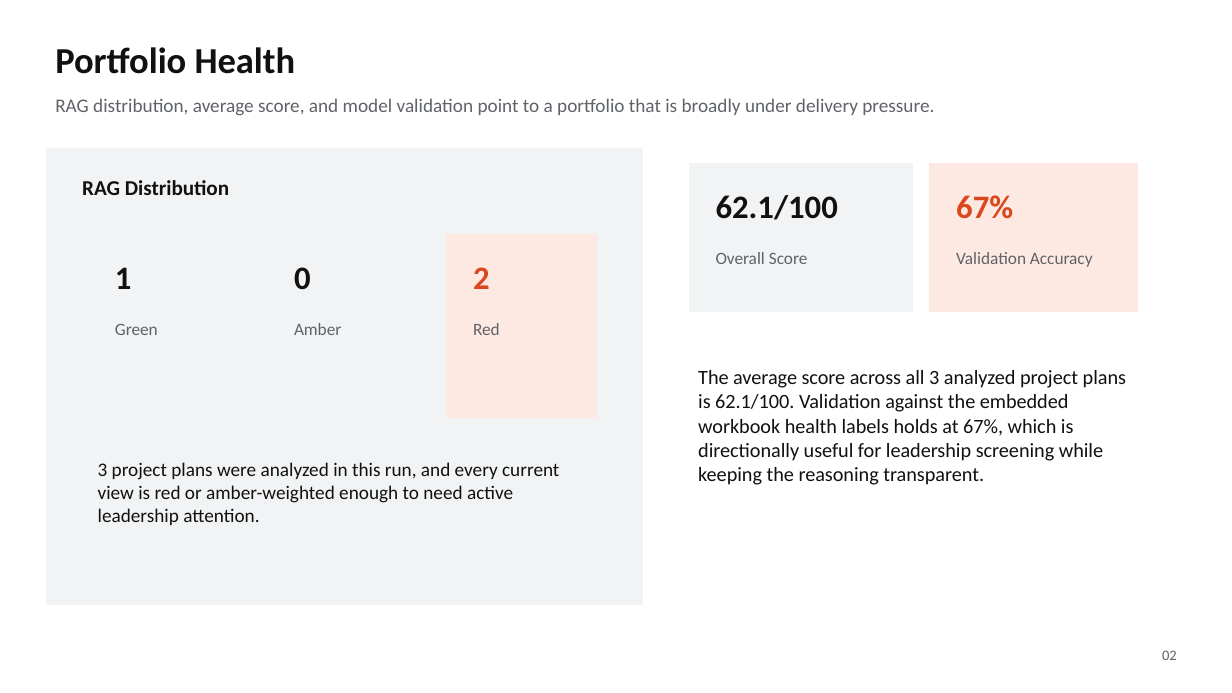
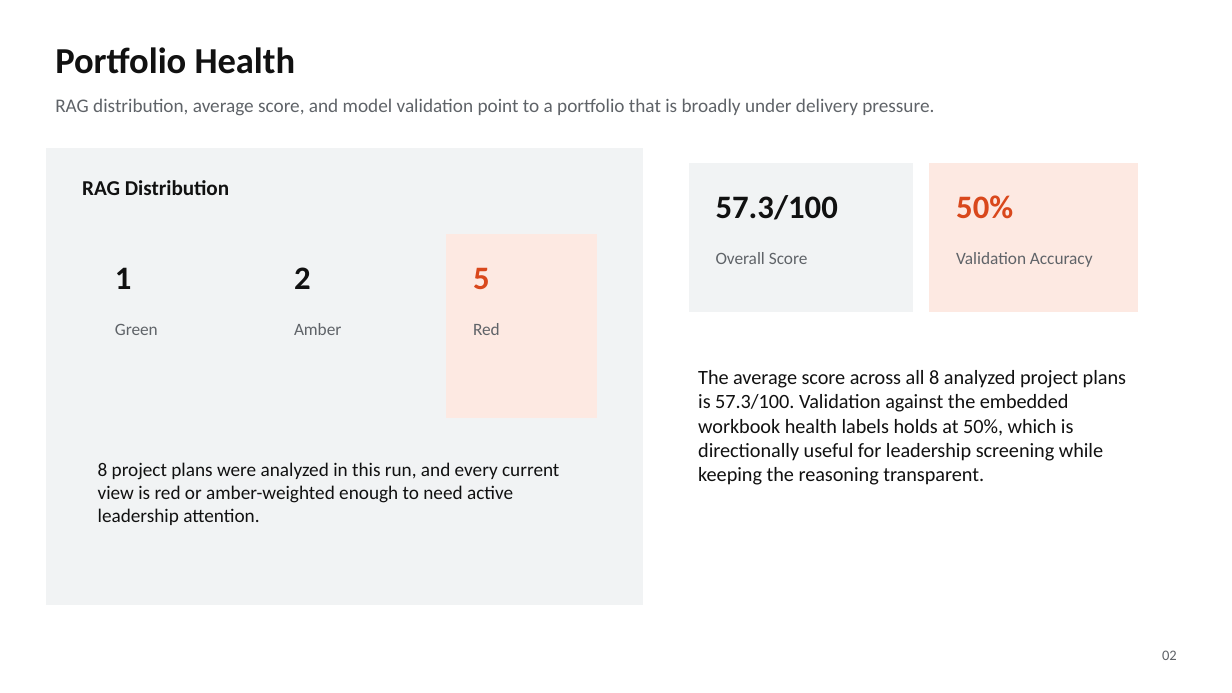
Before and after one commit to Rajibpanda01/Project-Health-Reporting-Agent, a slide deck: slide 2 of deliverables/monthly_executive_deck.pptx. Drawn at 1232x693 pixels with LibreOffice and Linux fonts; fonts in the diff are those of the drawing. Boxes give left, top, right and bottom in pixels: in the first picture for what was removed or moved away, otherwise in the second. Text is boxed around its words. In the diff, an @@ line names an element or a change of style, - is before the commit and + after.

```diff
--- a/deliverables/monthly_executive_deck.pptx
+++ b/deliverables/monthly_executive_deck.pptx
@@ text at [716,195,838,220]: text changed @@
-62.1/100
+57.3/100
@@ text at [956,195,1013,219]: text changed @@
-67%
+50%
@@ text "2": place and size @@
-text "2" at [473,267,490,289]
+text "2" at [294,267,311,289]
@@ text "2" at [294,267,311,289]: text colour #D9481C to #111111 @@
@@ text removed at [294,267,311,290] @@
-0
@@ text added at [473,267,490,289], 25.5 pt, text #D9481C, bold @@
+5
@@ text at [698,370,1126,485]: text changed @@
-The average score across all 3 analyzed project plans is 62.1/100. Validation against the embedded workbook health labels holds at 67%, which is directionally useful for leadership screening while keeping the reasoning transparent.
+The average score across all 8 analyzed project plans is 57.3/100. Validation against the embedded workbook health labels holds at 50%, which is directionally useful for leadership screening while keeping the reasoning transparent.
@@ text at [98,462,559,525]: text changed @@
-3 project plans were analyzed in this run, and every current view is red or amber-weighted enough to need active leadership attention.
+8 project plans were analyzed in this run, and every current view is red or amber-weighted enough to need active leadership attention.
```
Also in this commit, not shown: 4 other slides changed, 17 other files.
